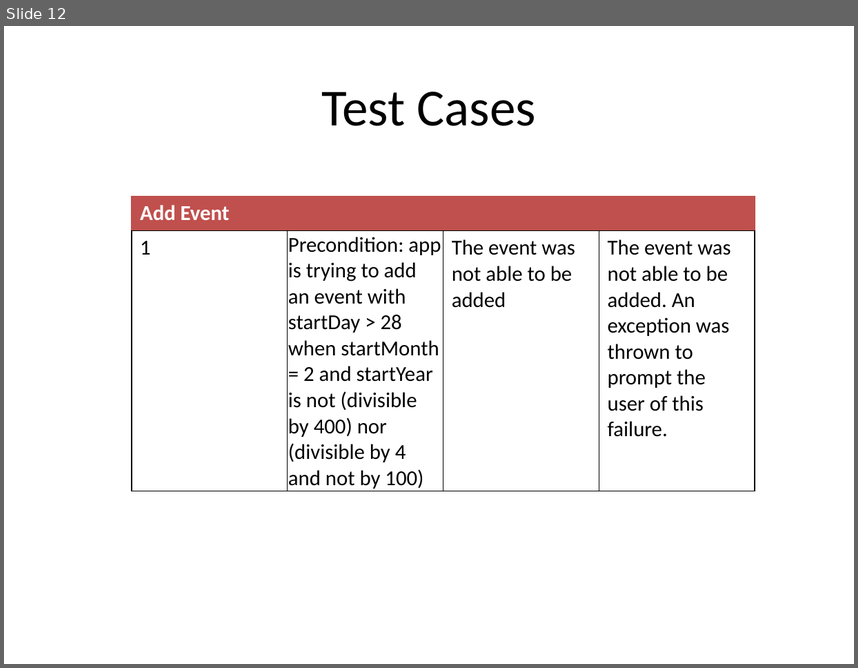
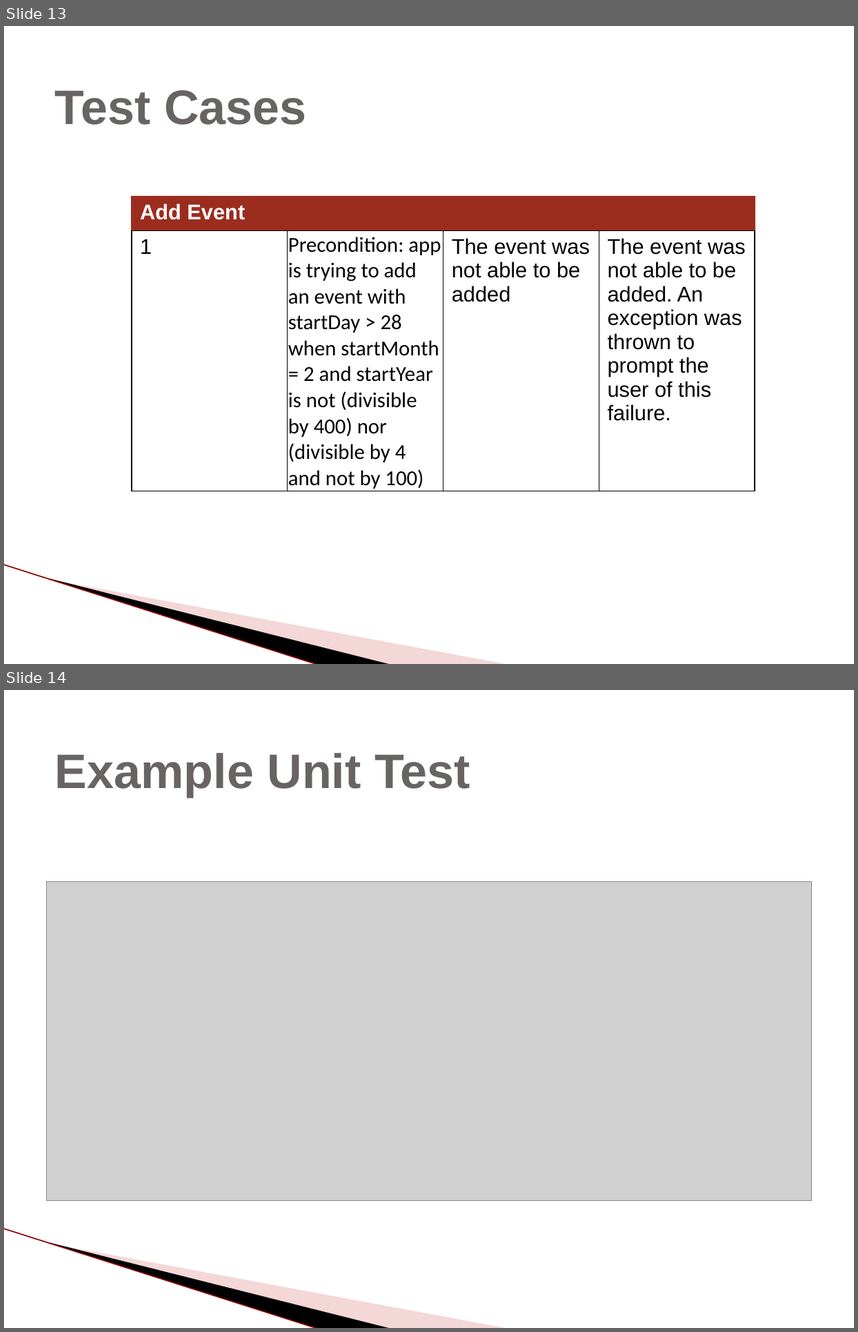
Before and after one commit to scurrymd/Software-Engineering, a slide deck: docs/UC Schedule App.pptx. Shown one above the other, each under a label of ours: slide 12 before the commit, slides 13 and 14 after it. The pictures are 858x668 and 858x1332 pixels, drawn with LibreOffice and Linux fonts; fonts in the diff are those of the drawing; grey boxes stand for pictures; background and template pictures are left out. Boxes give left, top, right and bottom in pixels: in the first picture for what was removed or moved away, otherwise in the second. Text is boxed around its words. In the diff, an @@ line names an element or a change of style, - is before the commit and + after.

```diff
--- a/docs/UC Schedule App.pptx
+++ b/docs/UC Schedule App.pptx
@@ slide 14 added at (4,690,854,1328), background #FFFFFF; not listed: 3 template elements that a slide beside it also shows @@
@@ title added at (55,753,470,797), 41 pt, text #696464, bold @@
+Example Unit Test
@@ picture added at (47,881,811,1200) @@
@@ what was slide 12 is now slide 13 @@
@@ slide 13 changed as well @@
@@ title "Test Cases" at (55,90,307,125): size 44 to 41 pt, font Calibri to Arial, text colour #000000 to #696464, bold on; alignment centre to left @@
@@ table at (132,196,754,491) @@
@@ font Calibri to Arial in "Add Event", "1", "The event was not able to be ...", "The event was not able to be ..." @@
@@ borders changed @@
@@ line added from (4, 564) to (319, 664), #E09494 0.95 pt @@
@@ freeform shape added at (49,578,392,664), fill #000000 @@
@@ freeform shape added at (51,579,510,664), fill #E49D9D at 40% opacity @@
```
Also in this commit, not shown: 22 other slides changed, 1 other slide added.
